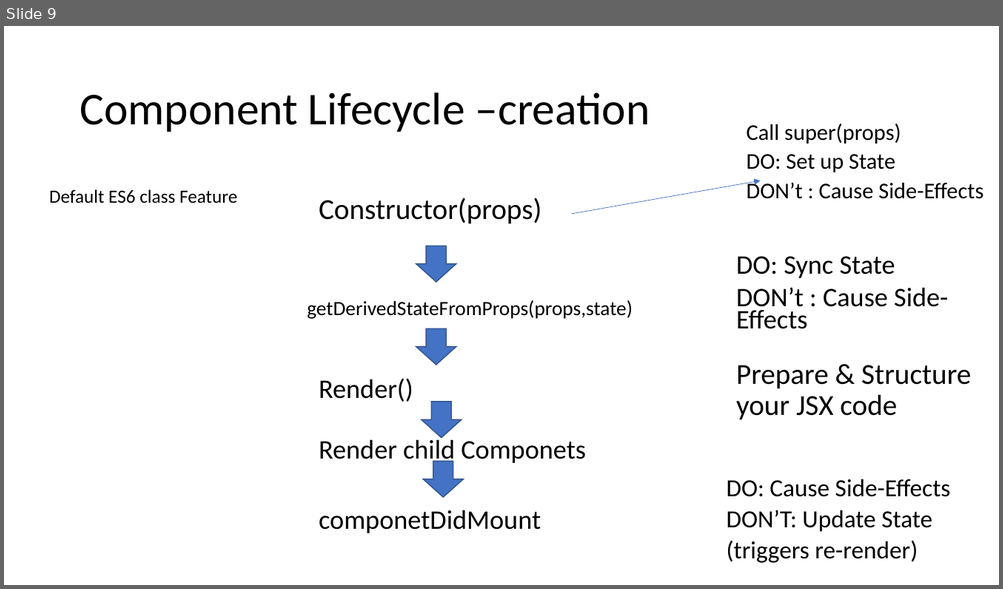
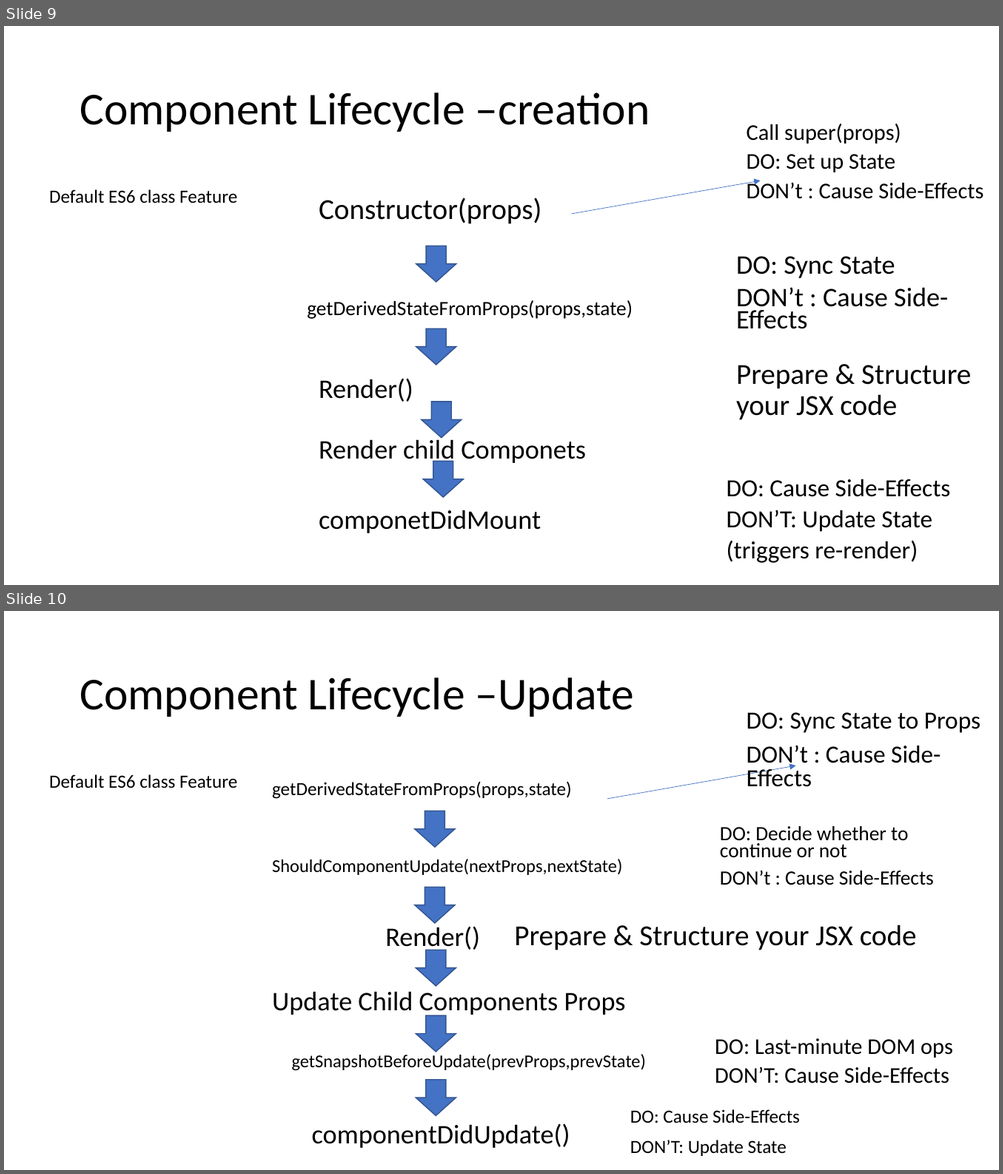
Before and after one commit to PiyushChaturvedii/batch03, a slide deck: Create-react-app.pptx. Shown one above the other, each under a label of ours: slide 9 before the commit, slides 9 and 10 after it. The pictures are 1003x589 and 1003x1174 pixels, drawn with LibreOffice and Linux fonts; fonts in the diff are those of the drawing. Boxes give left, top, right and bottom in pixels: in the first picture for what was removed or moved away, otherwise in the second. Text is boxed around its words. In the diff, an @@ line names an element or a change of style, - is before the commit and + after.

Commit message:
Reactjs useEffect

```diff
--- a/Create-react-app.pptx
+++ b/Create-react-app.pptx
@@ slide 10 added at bbox=[4, 611, 999, 1170], background #FFFFFF @@
@@ title added at bbox=[79, 678, 634, 717], 44 pt, text #000000 @@
+Component Lifecycle –Update
@@ text added at bbox=[746, 712, 980, 787], 23.8 pt, text #000000 @@
+DO: Sync State to Props
+DON’t : Cause Side-Effects
@@ arrow added from (607, 799) to (796, 766), #4472C4 0.5 pt @@
@@ text added at bbox=[49, 775, 237, 789], 18 pt, text #000000 @@
+Default ES6 class Feature
@@ text added at bbox=[272, 781, 572, 799], 18 pt, text #000000 @@
+getDerivedStateFromProps(props,state)
@@ down arrow added at bbox=[415, 811, 455, 847], fill #4472C4, outline #325491 1 pt @@
@@ text added at bbox=[720, 826, 933, 886], 19.6 pt, text #000000 @@
+DO: Decide whether to continue or not
+DON’t : Cause Side-Effects
@@ text added at bbox=[272, 859, 622, 875], 17.5 pt, text #000000 @@
+ShouldComponentUpdate(nextProps,nextState)
@@ down arrow added at bbox=[415, 887, 455, 923], fill #4472C4, outline #325491 1 pt @@
@@ text added at bbox=[385, 926, 480, 953], 25.9 pt, text #000000 @@
+Render()
@@ text added at bbox=[514, 925, 916, 951], 28 pt, text #000000 @@
+Prepare & Structure your JSX code
@@ down arrow added at bbox=[416, 951, 456, 986], fill #4472C4, outline #325491 1 pt @@
@@ text added at bbox=[272, 991, 626, 1017], 25.9 pt, text #000000 @@
+Update Child Components Props
@@ down arrow added at bbox=[416, 1016, 456, 1052], fill #4472C4, outline #325491 1 pt @@
@@ text added at bbox=[292, 1054, 646, 1071], 17.5 pt, text #000000 @@
+getSnapshotBeforeUpdate(prevProps,prevState)
@@ text added at bbox=[714, 1039, 953, 1084], 21.7 pt, text #000000 @@
+DO: Last-minute DOM ops
+DON’T: Cause Side-Effects
@@ down arrow added at bbox=[416, 1080, 456, 1116], fill #4472C4, outline #325491 1 pt @@
@@ text added at bbox=[630, 1110, 800, 1156], 18 pt, text #000000 @@
+DO: Cause Side-Effects
+DON’T: Update State
@@ text added at bbox=[312, 1125, 570, 1148], 25.9 pt, text #000000 @@
+componentDidUpdate()
```
Also in this commit, not shown: 1 slide changed, 3 other slides added, 58 other files.
